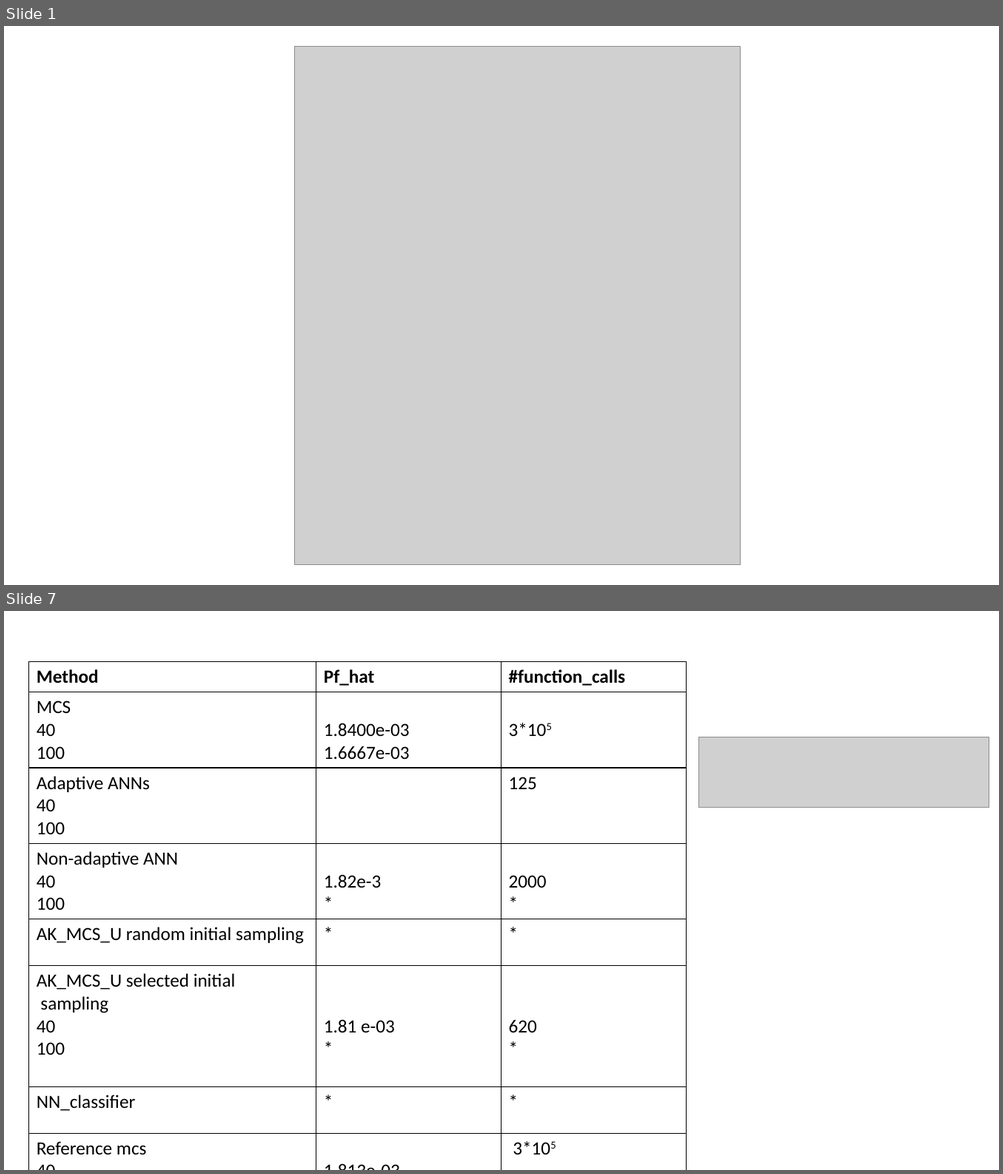
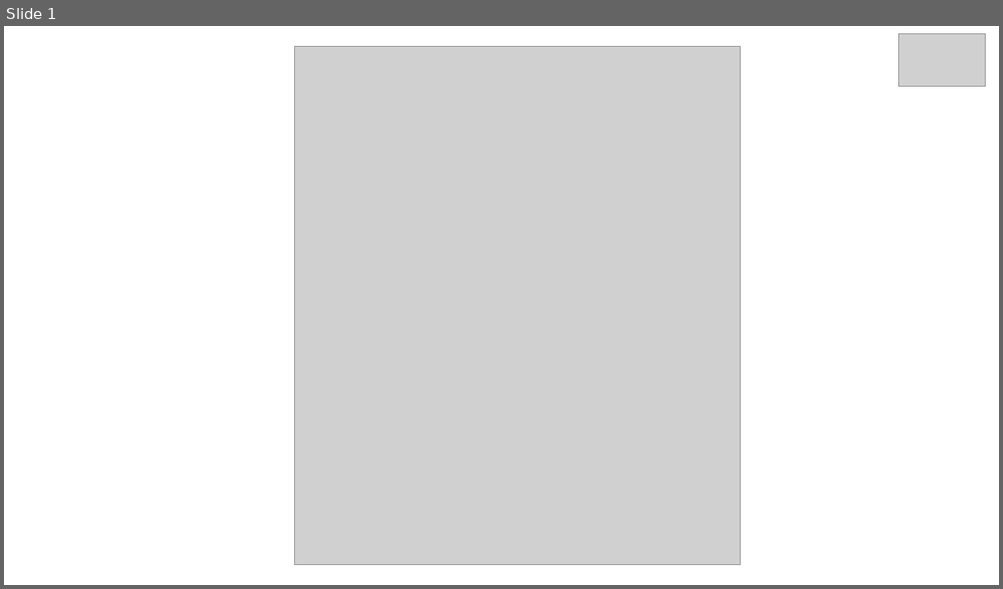
Before and after one commit to omarBoua/SRA, a slide deck: graphs/Presentation3.pptx. Shown one above the other, each under a label of ours: slides 1 and 7 before the commit, slide 1 after it; the slides between them are not shown. The pictures are 1003x1174 and 1003x589 pixels, drawn with LibreOffice and Linux fonts; fonts in the diff are those of the drawing; grey boxes stand for pictures. Boxes give left, top, right and bottom in pixels: in the first picture for what was removed or moved away, otherwise in the second. Text is boxed around its words. In the diff, an @@ line names an element or a change of style, - is before the commit and + after.

```diff
--- a/graphs/Presentation3.pptx
+++ b/graphs/Presentation3.pptx
@@ slide 7 removed at (4, 611, 999, 1170), background #FFFFFF @@
@@ table removed at (28, 662, 686, 1170), 8 rows, 3 columns @@
-Method | Pf_hat | #function_calls
-MCS / 40 / 100 | 1.8400e-03 / 1.6667e-03 | 3*105
-Adaptive ANNs / 40 / 100 |  | 125
-Non-adaptive ANN / 40 / 100 | 1.82e-3 / * | 2000 / *
-AK_MCS_U random initial sampling | * | *
-AK_MCS_U selected initial / sampling / 40 / 100 | 1.81 e-03 / * | 620 / *
-NN_classifier | * | *
-Reference mcs / 40 / 100 | 1.813e-03 / 1.647 e-03 | 3*105
@@ picture removed at (699, 737, 989, 807) @@
@@ slide 1 changed as well @@
@@ picture added at (899, 33, 986, 87) @@
```
Also in this commit, not shown: 3 slides added, 5 other slides removed, 54 other files.
